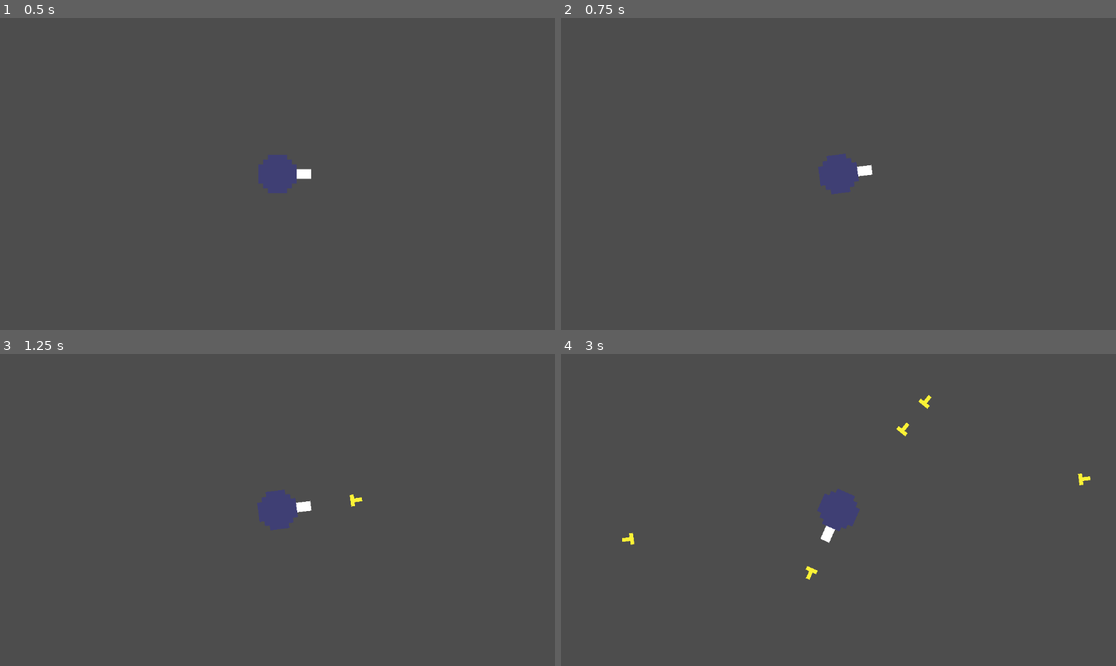
Above: before the commit, frames 1-4 (two rows, left to right).
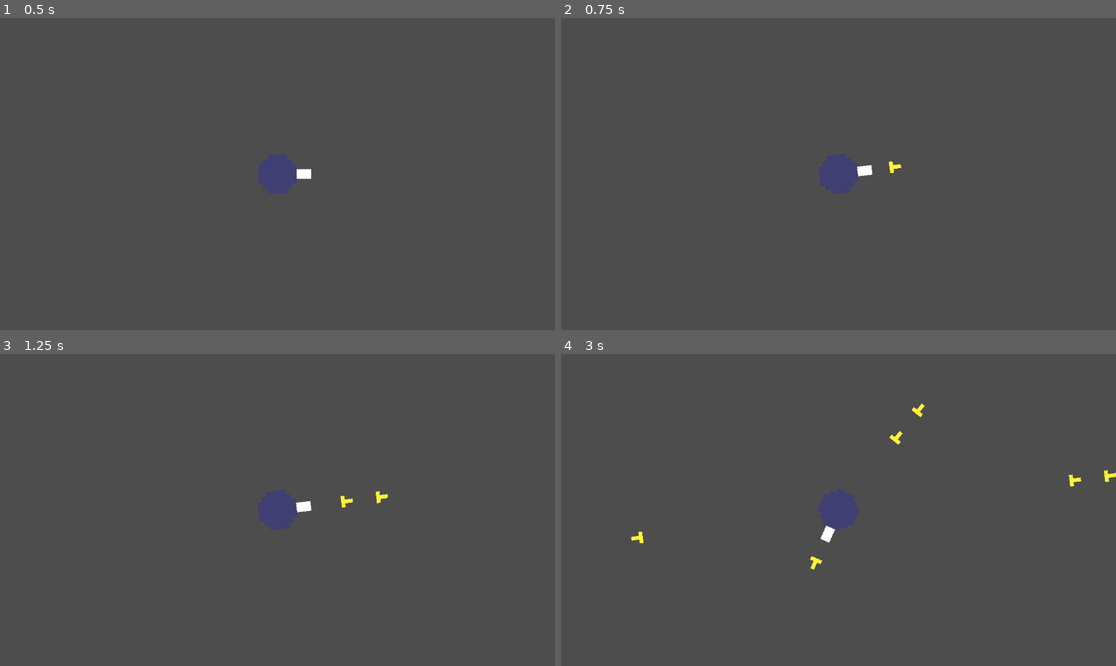
Above: after the commit, the same moments.

Repository: fisabreyt123-spec/shootem-up---first-game
Game: Godot game, scene res://Root.tscn
Two runs of this game, one before a commit and one after it. Both use one fixed random seed, a clock stepped at 60 frames per second and the inputs below.
Inputs (mouse positions are in pixels of both pictures, inside the frame that each line leads up to):
- Up to frame 1 (0.5 s): no input
- Up to frame 2 (0.75 s): tap Enter at 0.5 s; move the mouse to (960, 158) at 0.52 s; press the mouse at (960, 158) at 0.53 s
- Up to frame 3 (1.25 s): no input
- Up to frame 4 (3 s): move the mouse to (727, 525) at 1.27 s; release the mouse at (727, 525) at 1.28 s; click (727, 525) at 1.35 s; move the mouse to (894, 441) at 2.02 s; press the mouse at (894, 441) at 2.03 s; move the mouse to (810, 572) at 2.77 s; release the mouse at (810, 572) at 2.78 s; click (810, 572) at 2.85 s

Frame 1 is identical in both runs. In frame 2, less than 0.1% of the frame differs, in the area x 58-62%, y 45-50%; in frame 3, 0.1%; in frame 4, 0.5%, in the area x 11-100%, y 13-73%.

Commit message:
Refactor scenes; add player spawn & collision
Extracted Player into its own scene (player.tscn) and removed the embedded Player node from Root.tscn. Root.gd now preloads and instantiates the player at startup (player_bp, player_location) instead of keeping it in the root scene.

Improved bullet collision handling: replaced move_and_slide with move_and_collide in bullet.gd and queue_free on collision; set collision_layer/mask in bullet.tscn.

Added character_body_2d.gd to drive enemy movement (move toward player by group). Renamed enemy.gd -> collision_shape_2d.gd (changed to extend CollisionShape2D) and updated enemy.tscn to use the new character_body_2d.gd script and proper collision layers/masks.

Added project physics layer names for player/enemy/bullet and small scene/UID bookkeeping changes.

Diff:
--- a/Root.tscn
+++ b/Root.tscn
@@ -1,26 +1,6 @@
-[gd_scene load_steps=5 format=3 uid="uid://dnk8csewsx4i8"]
+[gd_scene load_steps=2 format=3 uid="uid://dnk8csewsx4i8"]
 
-[ext_resource type="Script" uid="uid://dvmkn71h8e0qt" path="res://player.gd" id="1_24d08"]
 [ext_resource type="Script" uid="uid://c3g0vjgb5o4kc" path="res://root.gd" id="1_170dk"]
-[ext_resource type="Texture2D" uid="uid://dow7uc76gtsuw" path="res://Sprites/Turret_P.png" id="2_170dk"]
-
-[sub_resource type="RectangleShape2D" id="RectangleShape2D_cwqeq"]
 
 [node name="Root" type="Node2D"]
 script = ExtResource("1_170dk")
-
-[node name="Player" type="CharacterBody2D" parent="."]
-position = Vector2(576, 324)
-script = ExtResource("1_24d08")
-
-[node name="CollisionShape2D" type="CollisionShape2D" parent="Player"]
-scale = Vector2(8, 8)
-shape = SubResource("RectangleShape2D_cwqeq")
-
-[node name="TurretP" type="Sprite2D" parent="Player"]
-texture_filter = 1
-scale = Vector2(10, 10)
-texture = ExtResource("2_170dk")
-
-[node name="Muzzle" type="Marker2D" parent="Player"]
-position = Vector2(72, 0)
--- a/bullet.gd
+++ b/bullet.gd
@@ -10,4 +10,7 @@
 
 func _physics_process(delta: float):
 	velocity=Vector2(speed, 0).rotated(dir)
-	move_and_slide()
+	var collision_info = move_and_collide(velocity * delta)
+	if collision_info:
+		print("Collision hit")
+		queue_free()
--- a/bullet.tscn
+++ b/bullet.tscn
@@ -9,6 +9,8 @@
 
 [node name="CharacterBody2D" type="CharacterBody2D"]
 scale = Vector2(4, 4)
+collision_layer = 4
+collision_mask = 2
 script = ExtResource("1_v8qja")
 
 [node name="BulletP" type="Sprite2D" parent="."]
--- /dev/null
+++ b/character_body_2d.gd
@@ -0,0 +1,20 @@
+extends CharacterBody2D
+
+var speed = 50
+var player_path=preload("res://player.tscn")
+
+
+
+# Called when the node enters the scene tree for the first time.
+func _ready() -> void:
+	pass # Replace with function body.
+
+
+# Called every frame. 'delta' is the elapsed time since the previous frame.
+func _process(delta: float) -> void:
+	var player = get_tree().get_first_node_in_group("player")
+	var player_position = player.global_position
+	global_position = global_position.move_toward(player_position, speed * delta)
+	#var collision_info = move_and_collide(player_position * delta)
+	#if collision_info:
+	#	print("collided")
--- a/enemy.gd
+++ b/collision_shape_2d.gd
@@ -1,4 +1,4 @@
-extends Node2D
+extends CollisionShape2D
 
 
 # Called when the node enters the scene tree for the first time.
--- a/enemy.tscn
+++ b/enemy.tscn
@@ -1,15 +1,17 @@
 [gd_scene load_steps=4 format=3 uid="uid://dfv3yte64jvrf"]
 
-[ext_resource type="Script" uid="uid://vne3qytwyojx" path="res://enemy.gd" id="1_4gyqm"]
+[ext_resource type="Script" uid="uid://bufppjmo4gnxa" path="res://character_body_2d.gd" id="1_4gyqm"]
 [ext_resource type="Texture2D" uid="uid://dx0ayplbxcg7x" path="res://Sprites/Enemy_P.png" id="1_7k104"]
 
 [sub_resource type="RectangleShape2D" id="RectangleShape2D_4gyqm"]
 
 [node name="Node2D" type="Node2D"]
-script = ExtResource("1_4gyqm")
 
 [node name="CharacterBody2D" type="CharacterBody2D" parent="."]
 texture_filter = 1
+collision_layer = 2
+collision_mask = 5
+script = ExtResource("1_4gyqm")
 
 [node name="EnemyP" type="Sprite2D" parent="CharacterBody2D"]
 texture_filter = 1
--- a/player.gd
+++ b/player.gd
@@ -1,9 +1,14 @@
 extends CharacterBody2D
+
 var bullet_path=preload("res://bullet.tscn")
 var start = true
 var max_time = 0.35
 #using max_time = 0.3 with buffs that will be added later
 var current_time = 0
+var player_location: Vector2 = Vector2(576.0, 324.0)
+
+func _ready() -> void:
+	add_to_group("player")
 
 
 #Mouse-following movement function + Shoot command
--- /dev/null
+++ b/player.tscn
@@ -0,0 +1,22 @@
+[gd_scene load_steps=4 format=3 uid="uid://c3trvkb0srm2g"]
+
+[ext_resource type="Script" uid="uid://dvmkn71h8e0qt" path="res://player.gd" id="1_onrkg"]
+[ext_resource type="Texture2D" uid="uid://dow7uc76gtsuw" path="res://Sprites/Turret_P.png" id="2_i3pqv"]
+
+[sub_resource type="RectangleShape2D" id="RectangleShape2D_onrkg"]
+
+[node name="Player" type="CharacterBody2D"]
+collision_mask = 2
+script = ExtResource("1_onrkg")
+
+[node name="CollisionShape2D" type="CollisionShape2D" parent="."]
+scale = Vector2(8, 8)
+shape = SubResource("RectangleShape2D_onrkg")
+
+[node name="TurretP" type="Sprite2D" parent="."]
+texture_filter = 1
+scale = Vector2(10, 10)
+texture = ExtResource("2_i3pqv")
+
+[node name="Muzzle" type="Marker2D" parent="."]
+position = Vector2(70, 0)
--- a/project.godot
+++ b/project.godot
@@ -26,3 +26,9 @@
 "events": [Object(InputEventMouseButton,"resource_local_to_scene":false,"resource_name":"","device":-1,"window_id":0,"a …(253 unchanged characters)…
 ]
 }
+
+[layer_names]
+
+2d_physics/layer_1="player"
+2d_physics/layer_2="enemy"
+2d_physics/layer_3="bullet"
--- a/root.gd
+++ b/root.gd
@@ -2,6 +2,7 @@
 
 var max_time = 5
 var current_time = 0
+var player_location: Vector2 = Vector2(576.0, 324.0)
 
 #region Rnd spawn pos part 1 : define two points
 @export var point_1: Vector2 = Vector2(50, 50)
@@ -10,6 +11,7 @@
 
 #region Spawning enemy part 1 : Saving the enemy Blueprint
 @onready var enemy_bp: Resource = preload("res://enemy.tscn")
+@onready var player_bp: Resource = preload("res://player.tscn")
 #endregion
 
 #region rnd spawn pos part 2 : create Rnd function that will give a rnd pos in the scene
@@ -33,6 +35,9 @@
 
 # Called when the node enters the scene tree for the first time.
 func _ready() -> void:
+	var player_instance: Node = player_bp.instantiate()
+	player_instance.set_position(player_location)
+	add_child(player_instance)
 	randomize()
 
 
Not shown, added: character_body_2d.gd.uid
Not shown, added: collision_shape_2d.gd.uid
Not shown, removed: enemy.gd.uid
